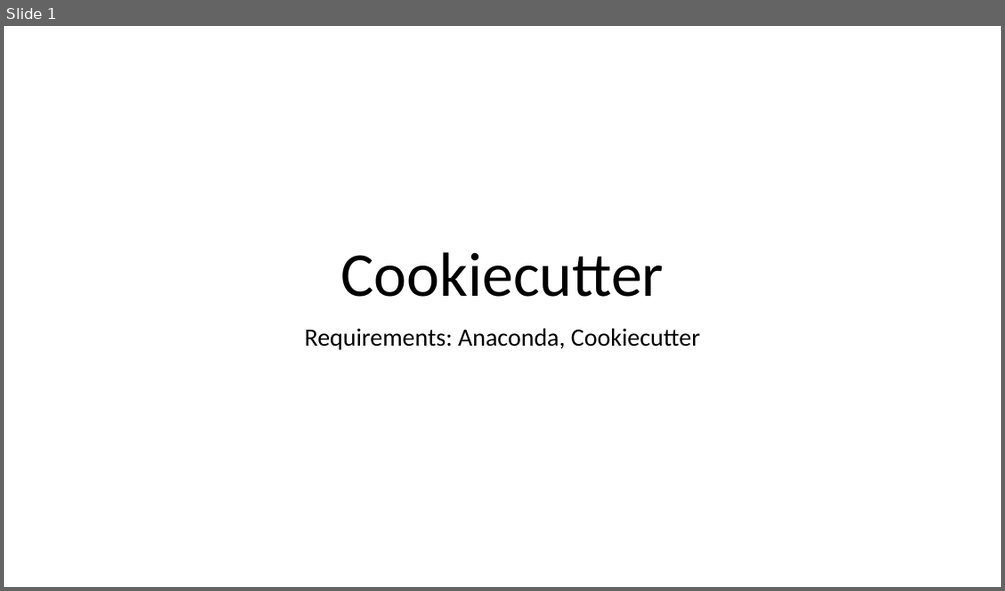
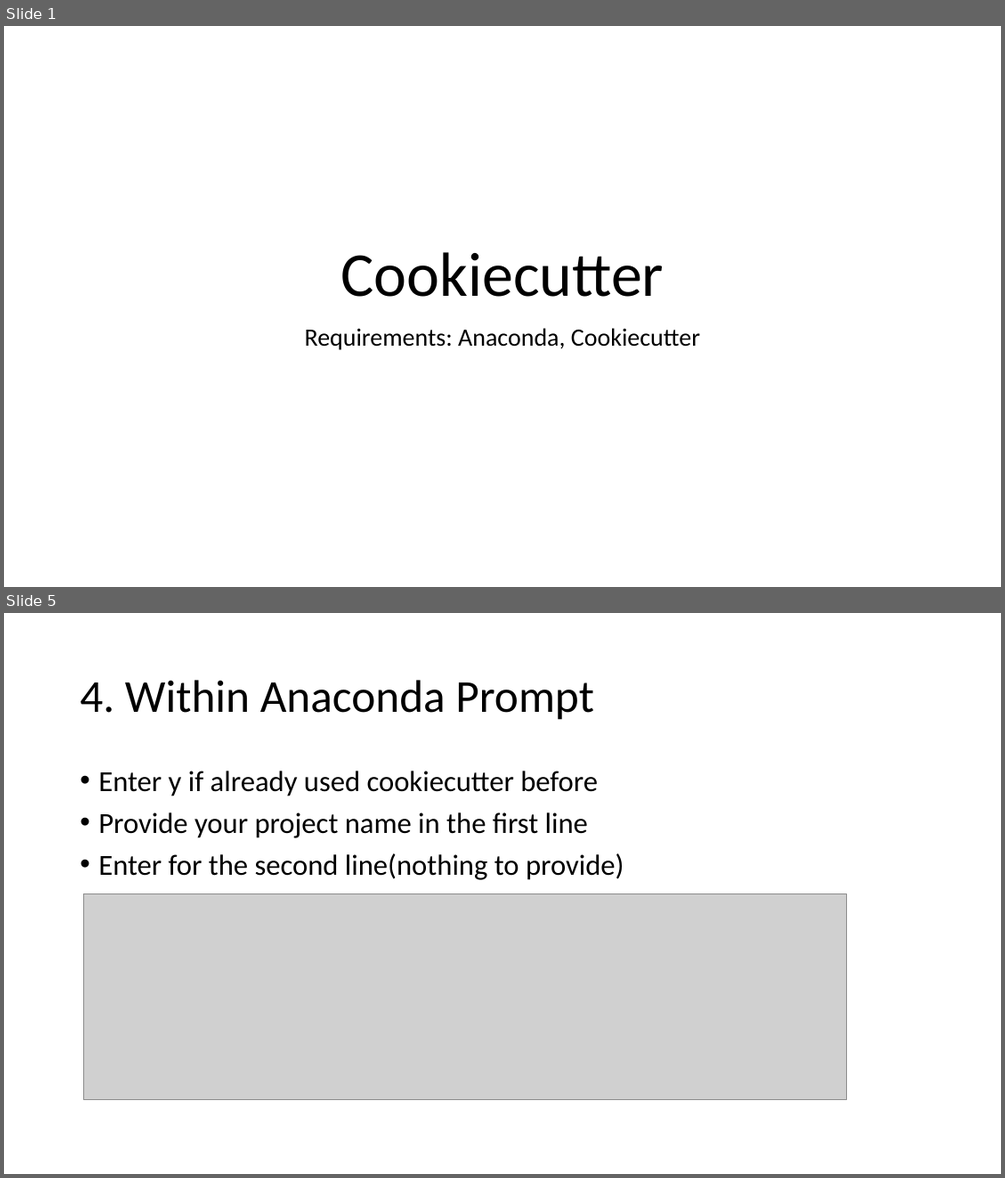
Before and after one commit to julianyangenercare/cookiecuttertemplate, a slide deck: Use Cookiecutter to start your projects.pptx. Shown one above the other, each under a label of ours: slide 1 before the commit, slides 1 and 5 after it; the slides between them are not shown. The pictures are 1005x591 and 1005x1178 pixels, drawn with LibreOffice and Linux fonts; fonts in the diff are those of the drawing; grey boxes stand for pictures. Boxes give left, top, right and bottom in pixels: in the first picture for what was removed or moved away, otherwise in the second. Text is boxed around its words. In the diff, an @@ line names an element or a change of style, - is before the commit and + after.

```diff
--- a/Use Cookiecutter to start your projects.pptx
+++ b/Use Cookiecutter to start your projects.pptx
@@ slide 5 added at [4, 613, 1001, 1174], background #FFFFFF @@
@@ title added at [80, 680, 594, 720], 44 pt, text #000000 @@
+4. Within Anaconda Prompt
@@ text added at [98, 771, 624, 880], 28 pt, text #000000 @@
+• Enter y if already used cookiecutter before
+• Provide your project name in the first line
+• Enter for the second line(nothing to provide)
@@ picture added at [84, 893, 847, 1100] @@
```
Also in this commit, not shown: 5 other slides added, 3 slides removed, 1 other file.
